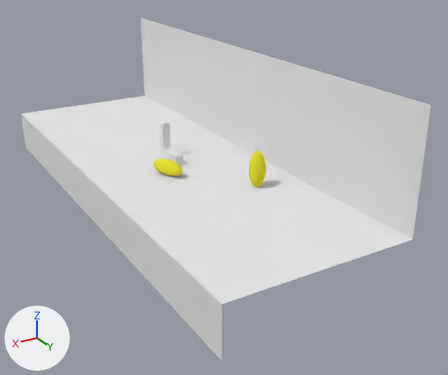
Two versions of the Blender file 04-Shots/KR-ShotSzene4.blend, one commit apart.
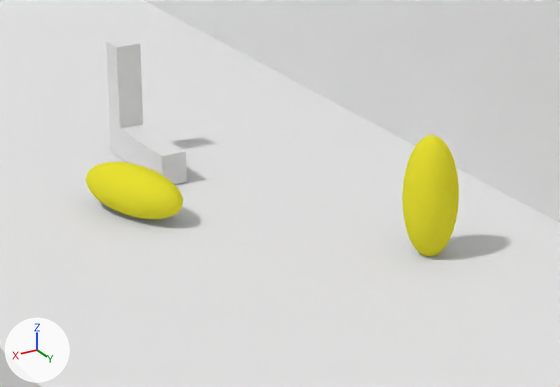
Old and new are each drawn whole from a 50 mm lens placed at (16.69, 34.41, 14.4), pointed at (-2.11, 3.08, -1.26) and again close up on the part from 28% to 66% of the width and 29% to 60% of the height. The axes (+X, +Y, +Z) are drawn at lower left. The lights are the same throughout.
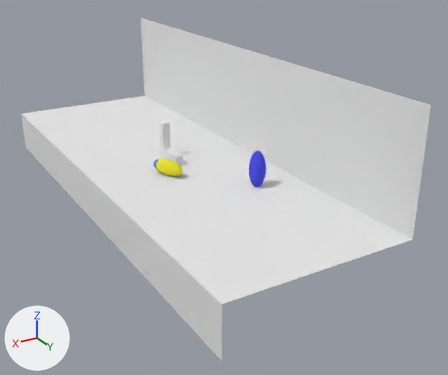
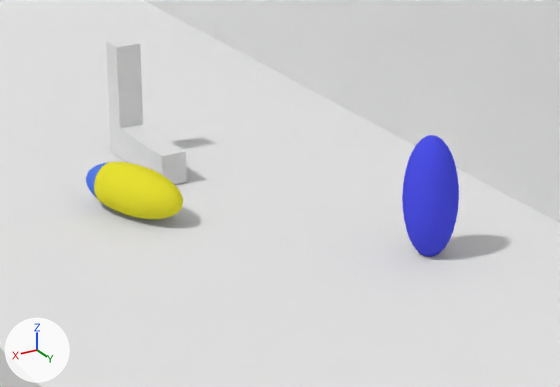
Commit message: Bearbeitung Shot Szene 4
Bei Shot Szene 4 Objekte benannt und Farben angepasst

The edits, one by one:
Material 'Material' (mat_material) is new.
Its base color is (0.096, 0.199, 0.8) (blue #577be7).
Material 'blau' (mat_blau) is new.
Its base color is (0.078, 0.0873, 0.8) (blue #4f53e7).
me_sphere_001 has 482 vertices, 512 faces and spans x -1.0..1.0, y -1.0..1.0, z -1.0..1.0.
me_sphere_001 no longer uses material mat_gelb (yellow #e7e034).
me_sphere_001 now uses material mat_blau (blue #4f53e7).
me_sphere has 482 vertices, 512 faces and spans x -1.0..1.0, y -1.0..1.0, z -1.0..1.0.
me_sphere is used by ob_sphere; location (1.32, 2.1, 0.49); rotation (1.571, 0.0, 0.349), in degrees (90, 0, 20); scale (0.477, 0.477, 1.16).
me_sphere part 1: all 160 faces centred in x -0.76..0.76, y -0.76..0.76, z 0.63..0.99 switch from mat_gelb (yellow #e7e034) to mat_material (blue #577be7).

What differs and where, as boxes [x1, y1, x2, y2] in the close-ups (560 x 387 px):
'Sphere.001', recoloured (yellow to blue): [402, 135, 459, 257] in both
part 1 of me_sphere, recoloured (yellow to blue): [86, 162, 109, 198] in both
